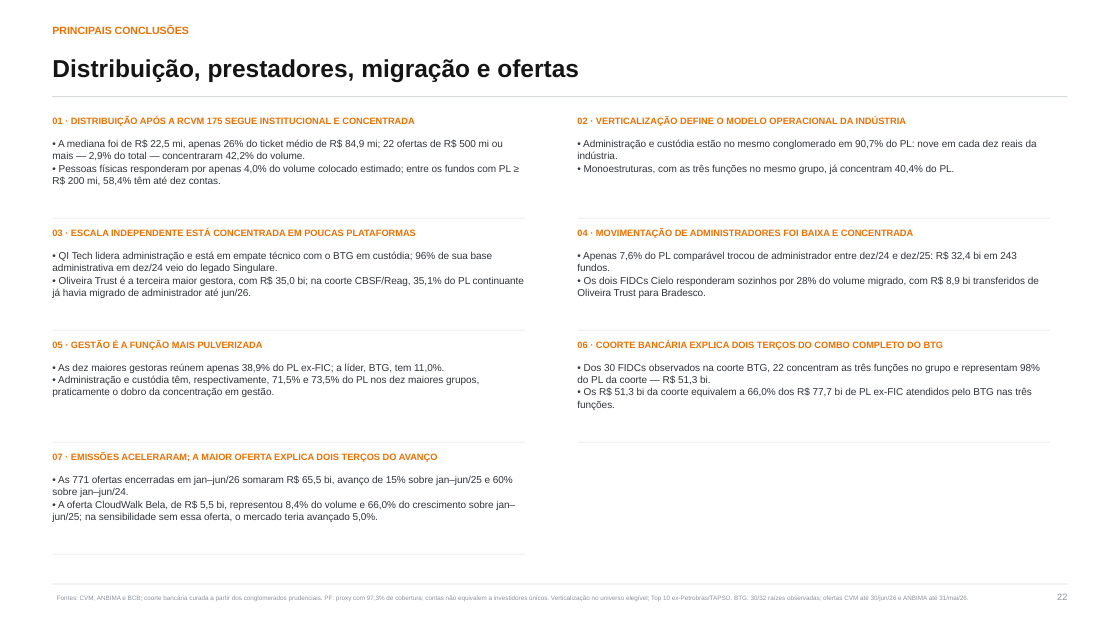
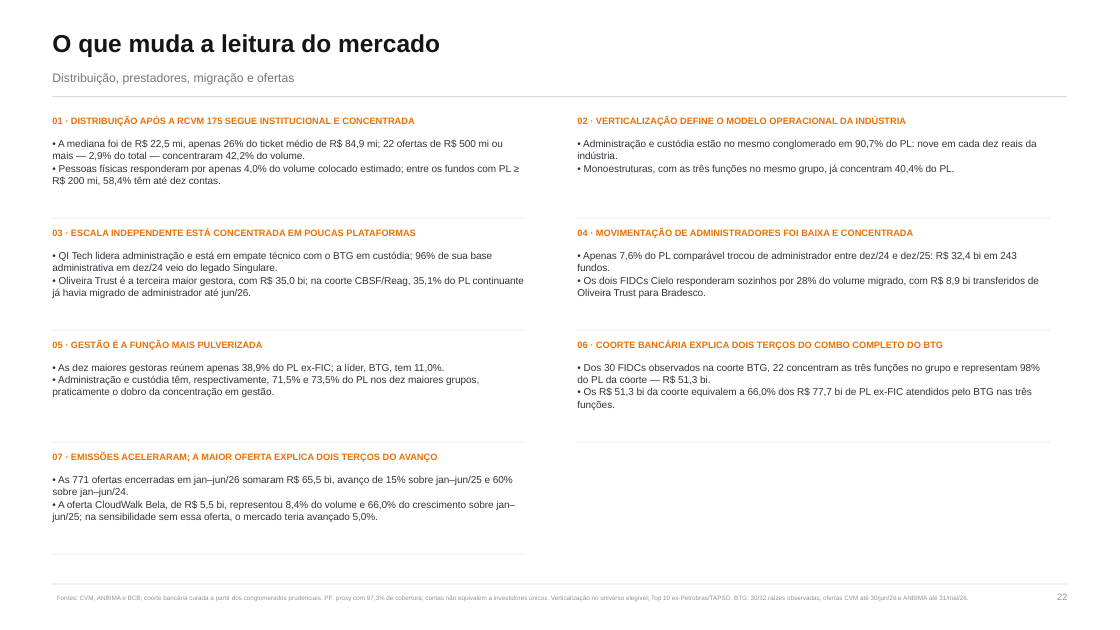
Before and after one commit to abalroar/fidc, a slide deck: slide 22 of data/industry_study/generated_revision/industry_executive_revised.pptx. Drawn at 1120x630 pixels with LibreOffice and Linux fonts; fonts in the diff are those of the drawing. Boxes give left, top, right and bottom in pixels: in the first picture for what was removed or moved away, otherwise in the second. Text is boxed around its words. In the diff, an @@ line names an element or a change of style, - is before the commit and + after.

```diff
--- a/data/industry_study/generated_revision/industry_executive_revised.pptx
+++ b/data/industry_study/generated_revision/industry_executive_revised.pptx
@@ text "O que muda a leitura ..." at [52,34,440,57]: vertical alignment top to middle @@
@@ text at [52,34,440,57]: text changed; size 9 to 21 pt; text colour #EC7000 to #151515 @@
-PRINCIPAIS CONCLUSÕES
+O que muda a leitura do mercado
@@ text "Distribuição, prestadores, migração e ofertas": place and size @@
-text "Distribuição, prestadores, migração e ofertas" at [52,59,579,82]
+text "Distribuição, prestadores, migração e ofertas" at [52,73,294,85]
@@ text "Distribuição, prestadores, migração e ofertas" at [52,73,294,85]: size 21 to 10.5 pt, text colour #151515 to #73787D, bold off @@
```
Also in this commit, not shown: 16 other slides changed, 17 other files.
